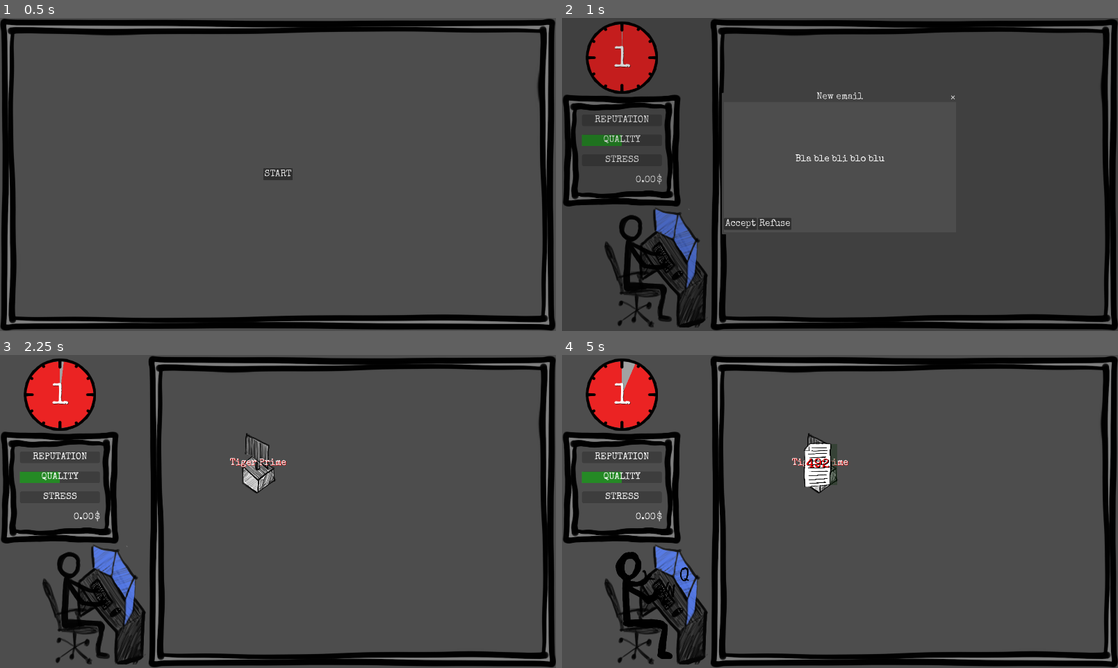
Above: before the commit, frames 1-4 (two rows, left to right).
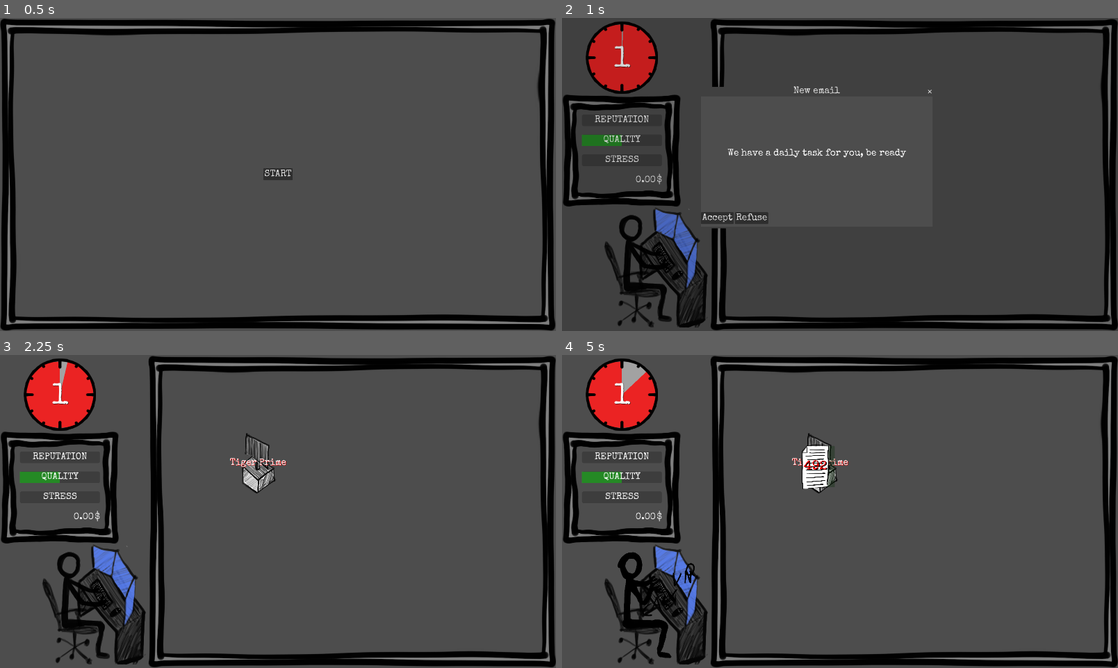
Above: after the commit, the same moments.

Repository: ildede/game-off-2025
Game: Godot game, scene res://scenes/ui/start_screen/start.tscn
Two runs of this game, one before a commit and one after it. Both use one fixed random seed, a clock stepped at 60 frames per second and the inputs below.
Inputs (mouse positions are in pixels of both pictures, inside the frame that each line leads up to):
- Up to frame 1 (0.5 s): no input
- Up to frame 2 (1 s): click "START" at 0.5 s
- Up to frame 3 (2.25 s): click "Accept" at 1.25 s; click (255, 461) at 2 s
- Up to frame 4 (5 s): click (817, 461) at 2.75 s; click (817, 461) at 3.5 s; move the mouse to (962, 495) at 4.27 s; click (962, 495) at 4.42 s

Frame 1 is identical in both runs. In frame 2, 1.7% of the frame differs, in the area x 10-71%, y 4-70%; in frame 3, less than 0.1%; in frame 4, 1.2%.

Commit message:
feat: clients pay invoices whit their own timing

Diff:
--- a/autoloads/config.gd
+++ b/autoloads/config.gd
@@ -1,8 +1,8 @@
 class_name Config
 extends RefCounted
 
-const DAY_LENGHT_IN_SECONDS: float = 60
-const SECONDS_BETWEEN_EVENTS: int = 15
+const DAY_LENGHT_IN_SECONDS: float = 30
+const SECONDS_BETWEEN_EVENTS: int = 10
 const SECONDS_BETWEEN_TASKS: int = 3
 const WORDS_PER_LETTER: int = 11
 const MAX_STRESS_LEVEL: float = 100
--- a/autoloads/global.gd
+++ b/autoloads/global.gd
@@ -20,7 +20,7 @@
 func _ready() -> void:
 	print("[GLOBAL] _ready")
 	new_client_accepted.connect(handle_new_client_accepted)
-	client_send_task.connect(handle_client_send_task)
+	#client_send_task.connect(handle_client_send_task)
 	letter_hit_task.connect(handle_letter_hit_task)
 	task_finished.connect(handle_task_finished)
 	update_reputation.connect(handle_update_reputation)
@@ -90,3 +90,39 @@
 
 func start_new_game() -> void:
 	game_state = Models.State.new()
+
+func day_number_to_date(day_number: int) -> String:
+	var day_to_look_for = day_number
+	if day_to_look_for < 1: day_to_look_for = 1
+	if day_to_look_for > 365: day_to_look_for = day_to_look_for % 365
+
+	var months = [
+		{"name": "Jan", "days": 31},
+		{"name": "Feb", "days": 28},
+		{"name": "Mar", "days": 31},
+		{"name": "Apr", "days": 30},
+		{"name": "May", "days": 31},
+		{"name": "Jun", "days": 30},
+		{"name": "Jul", "days": 31},
+		{"name": "Aug", "days": 31},
+		{"name": "Sep", "days": 30},
+		{"name": "Oct", "days": 31},
+		{"name": "Nov", "days": 30},
+		{"name": "Dec", "days": 31}
+	]
+	var remaining_days = day_to_look_for
+	for month in months:
+		if remaining_days <= month.days:
+			return "%d %s" % [remaining_days, month.name]
+		remaining_days -= month.days
+	return "1 Jan"
+
+func until_end_of_month(day_number: int) -> int:
+	var day_to_look_for = day_number
+	if day_to_look_for < 1: day_to_look_for = 1
+	if day_to_look_for > 365: day_to_look_for = day_to_look_for % 365
+	var month_ends = [31, 59, 90, 120, 151, 181, 212, 243, 273, 304, 334, 365]
+	for end_day in month_ends:
+		if day_to_look_for <= end_day:
+			return end_day - day_to_look_for
+	return 1
--- a/autoloads/models.gd
+++ b/autoloads/models.gd
@@ -13,6 +13,14 @@
 		money_value = ongoing_task.total_words * client.payment_per_word
 		payment_terms = client.payment_terms
 
+class PendingPayement:
+	var due_date: int
+	var money_value: float
+
+	func _init(day: int, value: float) -> void:
+		due_date = day
+		money_value = value
+
 class State:
 	var current_day = 1
 	var task_received: int = 0
@@ -26,6 +34,7 @@
 	var money: float = 0
 	var tasks_waiting_to_be_processed: Array[InvoiceObject] = []
 	var ongoing_task: Array[Models.OngoingTask] = []
+	var pending_payments: Array[PendingPayement] = []
 
 class ClientObject:
 	var id: int
--- a/data/clients.json
+++ b/data/clients.json
@@ -3,7 +3,7 @@
     {
       "id": 1,
       "name": "Global News Network",
-      "engagement_email": "Lots of bla bla",
+      "engagement_email": "We will send you daily tasks, and also a weekly task. It could be that we also have a big project from time to time. All payments are 7 days after your invoice",
       "payment_per_word": 0.05,
       "payment_terms": "NET7",
       "client_reliability": 0.95,
@@ -52,7 +52,7 @@
     {
       "id": 2,
       "name": "Tiger Prime",
-      "engagement_email": "Bla ble bli blo blu",
+      "engagement_email": "We have a daily task for you, be ready",
       "payment_per_word": 0.05,
       "payment_terms": "IMMEDIATE",
       "client_reliability": 0.95,
@@ -76,6 +76,34 @@
         "on_task_failure": -2.0,
         "breakup_point": -10.0
       }
+    },
+    {
+      "id": 3,
+      "name": "LocReady",
+      "engagement_email": "We sent a task every week, with a deadline of 2 days, don't waste time! If you finish it we will publicly tell to everyone how smart you are!",
+      "payment_per_word": 0.05,
+      "payment_terms": "IMMEDIATE",
+      "client_reliability": 0.95,
+      "recurring_tasks": [
+        {
+          "words": 3000,
+          "frequency_days": 7,
+          "deadline_days": 2,
+          "reputation_on_success": 50,
+          "reputation_on_failure": -3.0,
+          "loyalty_on_success": 0.5,
+          "loyalty_on_failure": -3.0
+        }
+      ],
+      "extemporaneous_tasks": [],
+      "public_reputation": {
+        "on_accept": 5.0
+      },
+      "loyalty_meter": {
+        "on_task_success": 1.0,
+        "on_task_failure": -2.0,
+        "breakup_point": -10.0
+      }
     }
   ]
 }
--- a/scenes/ui/customizable_popup_message/customizable_popup_message.tscn
+++ b/scenes/ui/customizable_popup_message/customizable_popup_message.tscn
@@ -7,7 +7,7 @@
 process_mode = 3
 oversampling_override = 1.0
 title = "Your title"
-size = Vector2i(800, 500)
+size = Vector2i(960, 540)
 always_on_top = true
 popup_window = true
 content_scale_aspect = 4
--- a/scenes/ui/daily_screen/daily.gd
+++ b/scenes/ui/daily_screen/daily.gd
@@ -12,7 +12,10 @@
 	$Panel/GridContainer/Label.append_text("[i]Bank account: {0}[/i]".format([Global.game_state.money]))
 	$Panel/GridContainer/Label.newline()
 	$Panel/GridContainer/Label.newline()
-	$Panel/GridContainer/Label.append_text("Task waiting invoice: {0}".format([Global.game_state.tasks_waiting_to_be_processed.size()]))
+	$Panel/GridContainer/Label.append_text("You are waiting for {0} payment from invoices you sent".format([Global.game_state.pending_payments.size()]))
+	$Panel/GridContainer/Label.newline()
+	$Panel/GridContainer/Label.newline()
+	$Panel/GridContainer/Label.append_text("Tasks that are waiting for an invoice: {0}".format([Global.game_state.tasks_waiting_to_be_processed.size()]))
 	$Panel/GridContainer/Label.newline()
 	$Panel/GridContainer/Label.newline()
 	$Panel/GridContainer/Label.append_text(
--- a/scenes/ui/invoices/invoices.gd
+++ b/scenes/ui/invoices/invoices.gd
@@ -5,6 +5,27 @@
 var child_added = []
 
 func _ready() -> void:
+	#var task_obj = Models.TaskObject.new()
+	#task_obj.words = 100
+#
+	#var ong1 = Models.OngoingTask.new(1, task_obj)
+	#ong1.client_id = 10
+	#var client1 = Models.ClientObject.new()
+	#client1.id = 10
+	#client1.payment_per_word = 0.04
+	#client1.payment_terms = "IMMEDIATE"
+	#var invoice_info1 = Models.InvoiceObject.new(ong1, client1)
+	#Global.game_state.tasks_waiting_to_be_processed.append(invoice_info1)
+#
+	#var ong2 = Models.OngoingTask.new(2, task_obj)
+	#ong2.client_id = 20
+	#var client2 = Models.ClientObject.new()
+	#client2.id = 20
+	#client2.payment_per_word = 0.04
+	#client2.payment_terms = "NET7"
+	#var invoice_info2 = Models.InvoiceObject.new(ong2, client2)
+	#Global.game_state.tasks_waiting_to_be_processed.append(invoice_info2)
+
 	print("[INVOICES] _ready")
 	redraw_invoices()
 
@@ -28,28 +49,77 @@
 		count += 1
 
 func _on_single_invoice_clicked():
-	print("[INVOICES] _on_single_invoice_clicked")
+	print("[INVOICES] _on_single_invoice_clicked, day ", Global.game_state.current_day)
 	get_tree().paused = true
 	var total = Global.game_state.tasks_waiting_to_be_processed.reduce(func(acc, element): return acc + element.money_value, 0)
+	var total_immediate = 0
+	var total_NET7 = 0
+	var total_NET30 = 0
+	var total_NET60 = 0
+	var total_EOM = 0
+	var total_EONM = 0
+	for invoice_obj in Global.game_state.tasks_waiting_to_be_processed:
+		match invoice_obj.payment_terms:
+			"IMMEDIATE":
+				total_immediate += invoice_obj.money_value
+			"NET7":
+				total_NET7 += invoice_obj.money_value
+			"NET30":
+				total_immediate += invoice_obj.money_value
+			"NET60":
+				total_NET7 += invoice_obj.money_value
+			"EOM":
+				total_immediate += invoice_obj.money_value
+			"EONM":
+				total_NET7 += invoice_obj.money_value
 
 	var popup_data = CustomizablePopupMessage.PopupData.new()
 	popup_data.title = "Collecting invoices"
 	var message_lines: Array[String] = [
-		"You have {0} invoce waiting".format([Global.game_state.tasks_waiting_to_be_processed.size()]),
-		"For a total of {0}$ to collect".format([total])
+		"Today is {0}".format([Global.day_number_to_date(Global.game_state.current_day)]),
+		"You have {0} invoces waiting, for a total of {1}$ to collect".format([Global.game_state.tasks_waiting_to_be_processed.size(), total])
 	]
+	if total_immediate > 0: message_lines.append("{0}$ will be payed immediately".format([total_immediate]))
+	if total_NET7 > 0: message_lines.append("{0}$ will be payed in 7 days".format([total_NET7]))
+	if total_NET30 > 0: message_lines.append("{0}$ will be payed in 30 days".format([total_NET30]))
+	if total_NET60 > 0: message_lines.append("{0}$ will be payed in 60 days".format([total_NET60]))
+	if total_EOM > 0: message_lines.append("{0}$ will be payed at the end of month".format([total_EOM]))
+	if total_EONM > 0: message_lines.append("{0}$ will be payed at the end of next month".format([total_EONM]))
+
+	message_lines.append("\n")
+	message_lines.append("Do you want to spend some time for sending those out?")
 	popup_data.lines = message_lines
-	var button = CustomizablePopupMessage.PopupButton.new()
-	button.text = "Send & Collect"
-	button.action = func():
-		Global.update_money.emit(total)
+
+	var accept_button = CustomizablePopupMessage.PopupButton.new()
+	accept_button.text = "YES, I want my money"
+	accept_button.action = func():
+		for invoice_obj in Global.game_state.tasks_waiting_to_be_processed:
+			match invoice_obj.payment_terms:
+				"IMMEDIATE":
+					Global.game_state.pending_payments.append(Models.PendingPayement.new(Global.game_state.current_day, invoice_obj.money_value))
+				"NET7":
+					Global.game_state.pending_payments.append(Models.PendingPayement.new(Global.game_state.current_day+7, invoice_obj.money_value))
+				"NET30":
+					Global.game_state.pending_payments.append(Models.PendingPayement.new(Global.game_state.current_day+30, invoice_obj.money_value))
+				"NET60":
+					Global.game_state.pending_payments.append(Models.PendingPayement.new(Global.game_state.current_day+60, invoice_obj.money_value))
+				"EOM":
+					Global.game_state.pending_payments.append(Models.PendingPayement.new(Global.game_state.current_day+Global.until_end_of_month(Global.game_state.current_day), invoice_obj.money_value))
+				"EONM":
+					Global.game_state.pending_payments.append(Models.PendingPayement.new(Global.game_state.current_day+Global.until_end_of_month(Global.game_state.current_day)+30, invoice_obj.money_value))
+
 		Global.game_state.tasks_waiting_to_be_processed.clear()
 		for child in child_added:
 			child.queue_free()
 		child_added.clear()
 		get_tree().paused = false
 
-	var btns: Array[CustomizablePopupMessage.PopupButton] = [button]
+	var postpone_button = CustomizablePopupMessage.PopupButton.new()
+	postpone_button.text = "No, just let me translate"
+	postpone_button.action = func():
+		get_tree().paused = false
+
+	var btns: Array[CustomizablePopupMessage.PopupButton] = [accept_button, postpone_button]
 	popup_data.buttons = btns
 	popup_data.on_close = func(): get_tree().paused = false
 	$CustomPopupMessage.show_popup(popup_data)
--- a/scenes/ui/main_screen/main.gd
+++ b/scenes/ui/main_screen/main.gd
@@ -26,6 +26,14 @@
 			active_clients.get(task_info.client_id).spawn_task(task)
 			active_tasks.set(task.get_task_id(), task)
 			Global.client_send_task.emit(task)
+
+	var remaining_payments: Array[Models.PendingPayement] = []
+	for payment in Global.game_state.pending_payments:
+		if payment.due_date <= Global.game_state.current_day:
+			Global.update_money.emit(payment.money_value)
+		else:
+			remaining_payments.append(payment)
+	Global.game_state.pending_payments = remaining_payments
 
 	if Global.game_state.current_day == 1:
 		$EventSpawner.start(0.2)
@@ -61,6 +69,7 @@
 				active_clients.get(client.id).spawn_task(task)
 				active_tasks.set(task.get_task_id(), task)
 				Global.client_send_task.emit(task)
+				Global.handle_client_send_task(task)
 
 func handle_task_finished(task_id: int) -> void:
 	print("[MAIN] handle_task_finished for task_id ", task_id)
